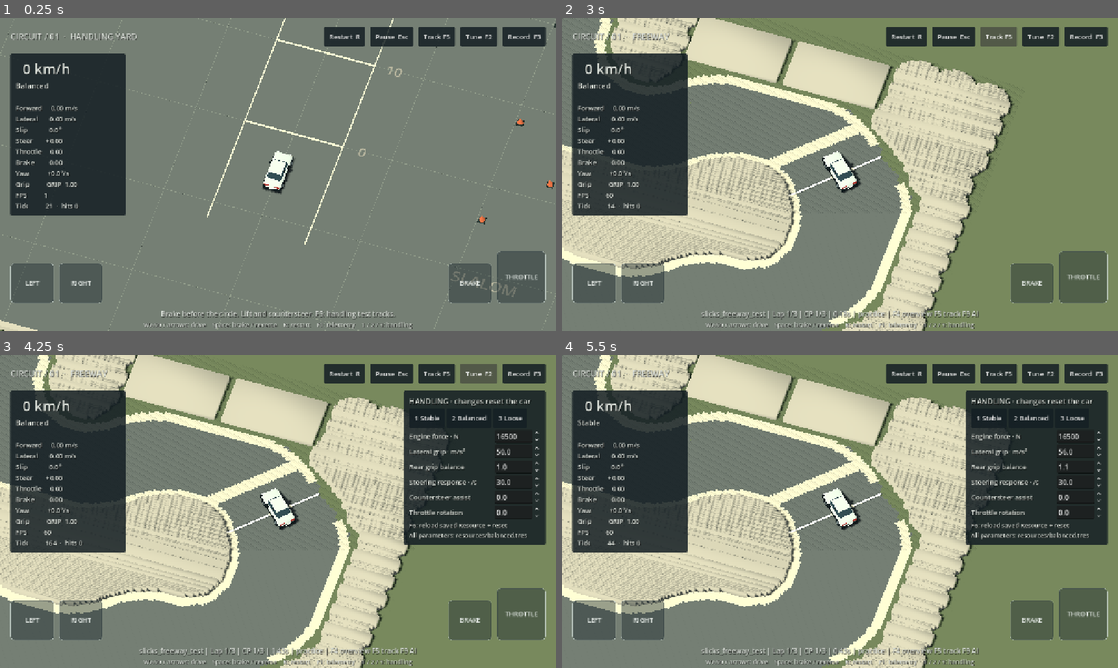
Above: before the commit, frames 1-4 (two rows, left to right).
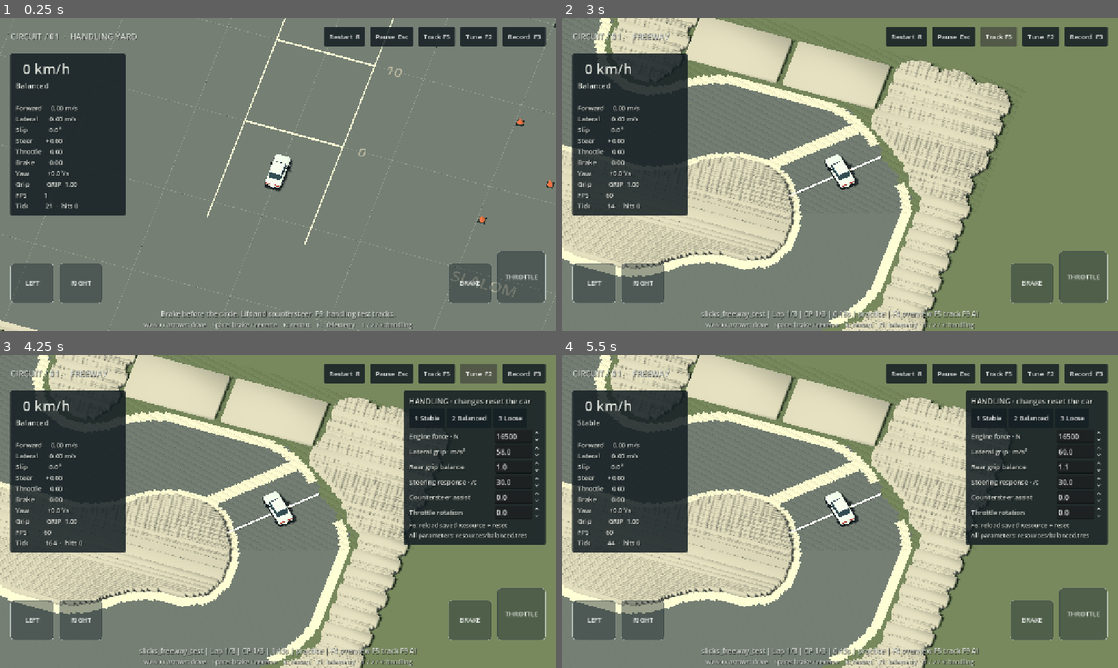
Above: after the commit, the same moments.

Repository: vmannari/beatmytrack
Game: Godot game, scene res://core/game.tscn
Same seed, same stepped clock (60 frames per second), same inputs: the game is played once before the commit and once after it.
Inputs:
- Up to frame 1 (0.25 s): no input
- Up to frame 2 (3 s): click "Restart R" at 0.5 s; click "Restart R" at 1.25 s; click "Restart R" at 2 s; click "Track F5" at 2.75 s
- Up to frame 3 (4.25 s): click "Tune F2" at 3.5 s
- Up to frame 4 (5.5 s): click "Record F3" at 4.25 s; click "1 Stable" at 5 s

The runs differ from the first frame. In frame 1, 0.2% of the frame differs, in the area x 47-53%, y 42-57%; in frame 2, 0.3%; in frame 3, 0.3%; in frame 4, 0.3%, in the area x 46-97%, y 29-56%.

Commit message:
Shrink physical car and tighten turning for practice tracks

Diff:
--- a/game/resources/loose.tres
+++ b/game/resources/loose.tres
@@ -3,6 +3,6 @@
 [resource]
 script = ExtResource("1")
 profile_name = "Loose"
-lateral_grip = 44.0
+lateral_grip = 50.0
 rear_grip = 0.85
 sliding_grip = 0.85
--- a/game/resources/stable.tres
+++ b/game/resources/stable.tres
@@ -3,6 +3,6 @@
 [resource]
 script = ExtResource("1")
 profile_name = "Stable"
-lateral_grip = 56.0
+lateral_grip = 60.0
 rear_grip = 1.1
 sliding_grip = 0.96
--- a/game/tests/test_driving.gd
+++ b/game/tests/test_driving.gd
@@ -59,6 +59,7 @@
 	legacy.lateral_response = 9.0
 	legacy.rotational_inertia = 1300.0
 	legacy.maximum_yaw_rate = 2.6
+	legacy.wheelbase = 2.55
 	for speed: float in [12.0, 18.0, 24.0]:
 		var old_radius: float = corner_radius(legacy, speed)
 		var new_radius: float = corner_radius(config, speed)
@@ -187,7 +188,7 @@
 	var embedded := VehicleState.new()
 	embedded.position = Vector2(-23, 10)
 	yard.resolve(embedded, embedded.position, config)
-	check(embedded.position.distance_to(Vector2(-23, 10)) >= 6.55, "overlap recovery remains finite at island centre")
+	check(embedded.position.distance_to(Vector2(-23, 10)) >= 5.0 + config.collision_radius, "overlap recovery remains finite at island centre")
 	var logs: Array[DriveFrame] = []
 	for i: int in range(2400):
 		logs.append(DriveFrame.sample(sin(i * 0.013), 0.8, 1.0 if i % 500 > 430 else 0.0))
--- a/game/vehicle/car_visual.gd
+++ b/game/vehicle/car_visual.gd
@@ -1,6 +1,6 @@
 class_name CarVisual
 extends Node3D
-## 4.25 x 1.8 m fictional compact; +Z rear, -Z nose. Presentation only.
+## Base 4.25 x 1.8 m compact scaled by HandlingConfig.BODY_SCALE; +Z rear, -Z nose. Presentation only.
 
 var front_wheels: Array[Node3D] = []
 var brake_lights: Array[MeshInstance3D] = []
@@ -9,6 +9,7 @@
 
 
 func _ready() -> void:
+	scale = Vector3.ONE * HandlingConfig.BODY_SCALE
 	var paint := VisualGeometry.material(Color("adb8b4"))
 	var trim := VisualGeometry.material(Color("171e21"))
 	var glass := VisualGeometry.material(Color("293b43"))
--- a/game/vehicle/handling_config.gd
+++ b/game/vehicle/handling_config.gd
@@ -2,8 +2,10 @@
 extends Resource
 ## SI units unless noted. Arcade forces, not a physical tire model.
 
+const BODY_SCALE: float = 0.88 # Owner-requested smaller physical car, shared with visuals/trails.
+
 @export var profile_name: String = "Balanced"
-@export var version: String = "handling-0.7"
+@export var version: String = "handling-0.8"
 @export_range(500.0, 2000.0, 10.0) var mass: float = 1050.0
 @export_range(1000.0, 22000.0, 100.0) var engine_force: float = 16500.0
 @export_range(2000.0, 30000.0, 100.0) var braking_force: float = 18000.0
@@ -13,10 +15,10 @@
 @export_range(2.0, 12.0, 0.5) var reverse_speed: float = 7.0
 @export_range(0.1, 1.0, 0.05) var reverse_delay: float = 0.35 # seconds stopped
 @export_range(1.0, 40.0, 0.1) var steering_rate: float = 30.0 # normalized input/s
-@export_range(0.2, 0.8, 0.01) var steering_angle: float = 0.60 # radians
+@export_range(0.2, 0.8, 0.01) var steering_angle: float = 0.65 # radians
 @export_range(0.0, 0.95, 0.01) var high_speed_steering_reduction: float = 0.65
-@export_range(2.0, 3.5, 0.05) var wheelbase: float = 2.55
-@export_range(6.0, 60.0, 0.25) var lateral_grip: float = 50.0 # maximum lateral acceleration
+@export_range(2.0, 3.5, 0.05) var wheelbase: float = 2.55 * BODY_SCALE
+@export_range(6.0, 60.0, 0.25) var lateral_grip: float = 58.0 # maximum lateral acceleration
 @export_range(6.0, 30.0, 0.25) var longitudinal_grip: float = 19.0 # maximum longitudinal acceleration
 @export_range(0.6, 1.4, 0.01) var front_grip: float = 1.0
 @export_range(0.6, 1.4, 0.01) var rear_grip: float = 1.0
@@ -29,10 +31,10 @@
 @export_range(0.0, 3.0, 0.05) var countersteer_assistance: float = 0.0
 @export_range(0.0, 1.5, 0.05) var throttle_rotation: float = 0.0
 @export_range(0.0, 0.4, 0.01) var throttle_grip_loss: float = 0.0
-@export_range(0.5, 4.0, 0.1) var maximum_yaw_rate: float = 2.2 # rad/s
+@export_range(0.5, 4.0, 0.1) var maximum_yaw_rate: float = 2.7 # rad/s
 @export_range(0.0, 0.8, 0.01) var collision_energy_loss: float = 0.35
 @export_range(0.0, 0.5, 0.01) var restitution: float = 0.12
-@export_range(1.0, 2.5, 0.05) var collision_radius: float = 1.55 # planar circle approximation
+@export_range(1.0, 2.5, 0.05) var collision_radius: float = 1.55 * BODY_SCALE # planar circle approximation
 
 
 func snapshot() -> Dictionary:
--- a/game/vehicle/skid_trails.gd
+++ b/game/vehicle/skid_trails.gd
@@ -13,7 +13,7 @@
 func _ready() -> void:
 	var surface := VisualGeometry.material(Color("303938"))
 	for i: int in range(CAPACITY):
-		var mark: MeshInstance3D = VisualGeometry.box(self, Vector3(0.16, 0.006, 1), Vector3.ZERO, surface)
+		var mark: MeshInstance3D = VisualGeometry.box(self, Vector3(0.16 * HandlingConfig.BODY_SCALE, 0.006, 1), Vector3.ZERO, surface)
 		mark.cast_shadow = GeometryInstance3D.SHADOW_CASTING_SETTING_OFF
 		mark.visible = false
 		marks.append(mark)
@@ -30,9 +30,9 @@
 	if not slipping or state.velocity.length() < 4.0:
 		active = false
 		return
-	var axle: Vector2 = state.position - state.forward() * 1.28
-	var left: Vector3 = VisualGeometry.world(axle - state.right() * 0.76) + Vector3(0, 0.028, 0)
-	var right: Vector3 = VisualGeometry.world(axle + state.right() * 0.76) + Vector3(0, 0.028, 0)
+	var axle: Vector2 = state.position - state.forward() * (1.28 * HandlingConfig.BODY_SCALE)
+	var left: Vector3 = VisualGeometry.world(axle - state.right() * (0.76 * HandlingConfig.BODY_SCALE)) + Vector3(0, 0.028, 0)
+	var right: Vector3 = VisualGeometry.world(axle + state.right() * (0.76 * HandlingConfig.BODY_SCALE)) + Vector3(0, 0.028, 0)
 	if active:
 		if left.distance_to(previous_left) < 0.22:
 			return
Not shown, changed: AGENTS.md
Not shown, changed: DEVELOPMENT_STATUS.md
Not shown, changed: SLICKS_IMPORT.md
Not shown, changed: docs/DRIVING_PLAYGROUND.md
Not shown, changed: docs/evidence/driving-tests.txt
Not shown, added: docs/evidence/smaller-car-track-tests.txt
Not shown, added: docs/evidence/smaller-car.png
